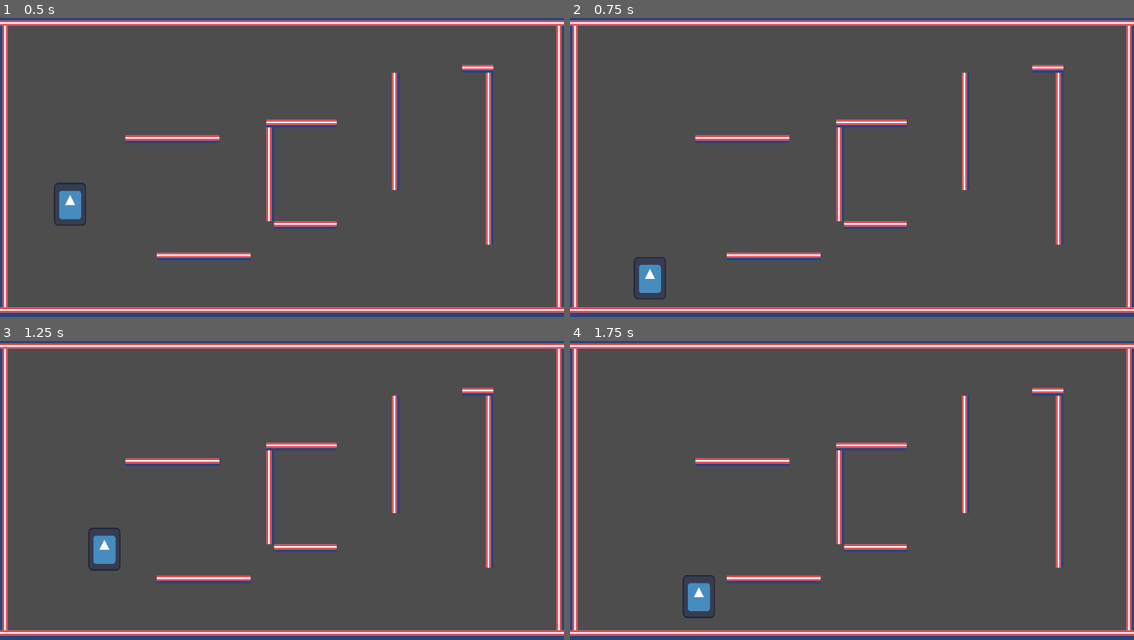
Above: before the commit, frames 1-4 (two rows, left to right).
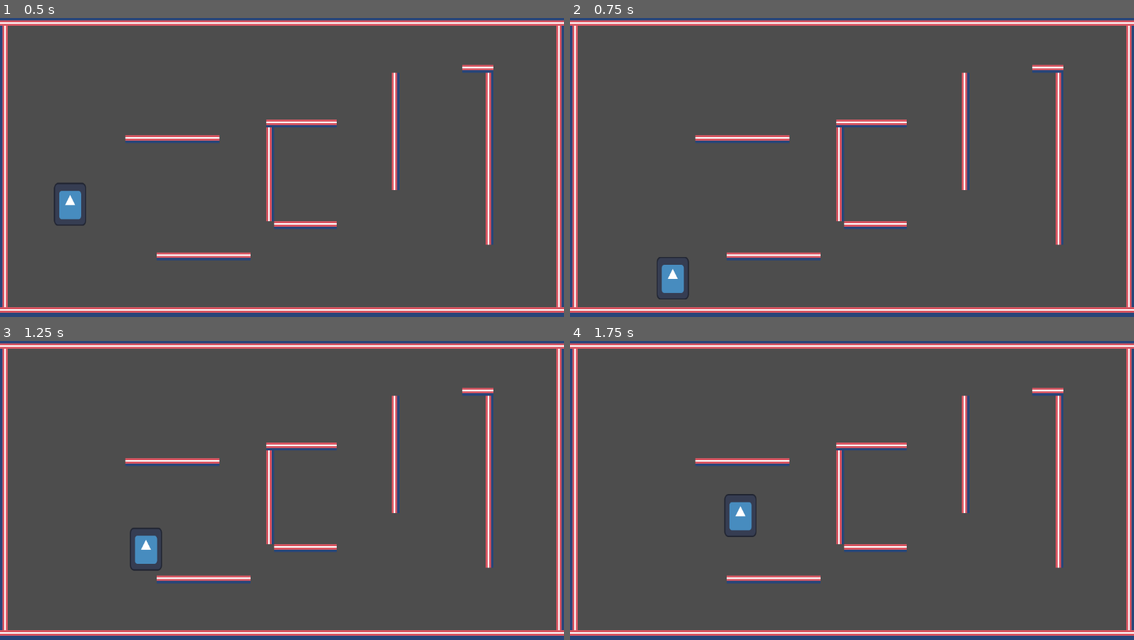
Above: after the commit, the same moments.

Repository: MauroEscalante-Hub/Movimiento-Magaman-2
Game: Godot game, scene res://main.tscn
Two runs of this game, one before a commit and one after it. Both use one fixed random seed, a clock stepped at 60 frames per second and the inputs below. The engine's default icon, where the game draws it, is replaced by a stand-in: a white triangle on a blue panel in a dark square.
Inputs:
- Up to frame 1 (0.5 s): no input
- Up to frame 2 (0.75 s): hold Right (Derecha) from 0.53 s (still down); tap Z (Dash, bound only after the commit) at 0.6 s
- Up to frame 3 (1.25 s): keep holding Right (Derecha); tap Space (Saltar) at 0.77 s
- Up to frame 4 (1.75 s): keep holding Right (Derecha); tap Z (Dash, bound only after the commit) at 1.35 s; tap Space (Saltar) at 1.52 s

Frame 1 is identical in both runs. In frame 2, 0.9% of the frame differs, in the area x 11-22%, y 79-95%; in frame 3, 1.0%, in the area x 15-29%, y 62-77%; in frame 4, 1.0%.

Commit message:
Movimiento Dash agregado
Agregue la capacidad de dashear, me faltan un par de ajustes en los tiempos para que se sienta como el de Megaman

Diff:
--- a/movimiento-2d-megaman-x-intento-2/Player.tscn
+++ b/movimiento-2d-megaman-x-intento-2/Player.tscn
@@ -31,3 +31,11 @@
 [node name="CollisionShape2D" type="CollisionShape2D" parent="." unique_id=334103278]
 position = Vector2(-1.0067124, -8.053692)
 shape = SubResource("RectangleShape2D_kpjcp")
+
+[node name="CooldownDash" type="Timer" parent="." unique_id=630284666]
+wait_time = 0.5
+
+[node name="CooldownDashReal" type="Timer" parent="." unique_id=1254809787]
+
+[connection signal="timeout" from="CooldownDash" to="." method="_on_cooldown_dash_timeout"]
+[connection signal="timeout" from="CooldownDashReal" to="." method="_on_cooldown_dash_real_timeout"]
--- a/movimiento-2d-megaman-x-intento-2/player.gd
+++ b/movimiento-2d-megaman-x-intento-2/player.gd
@@ -1,18 +1,27 @@
 extends CharacterBody2D
 
 var Velocidad: int = 100
-
+var Dasheando: bool = false
+var Dash: int = 500
+var Puede_dashear: bool = true
 var Gravedad = ProjectSettings.get_setting("physics/2d/default_gravity")
 #gravedad para los saltos
 
 func _ready() -> void:
-
 	pass # Replace with function body.
-
 
 func _physics_process(delta: float) -> void:
 	var input_axis = Input.get_axis("Izquierda","Derecha")
-	velocity.x = input_axis * Velocidad
+	if Dasheando:
+		velocity.x = input_axis * Dash
+	else:
+		velocity.x = input_axis * Velocidad
+
+	if Input.is_action_just_pressed("Dash") and Puede_dashear:
+		Dasheando = true
+		Puede_dashear = false
+		$CooldownDash.start()
+		$CooldownDashReal.start()
 	move_and_slide()
 
 	if Input.is_action_just_pressed("Saltar") and is_on_floor():
@@ -20,5 +29,12 @@
 
 	velocity.y += Gravedad * delta
 
+	pass
 
-	pass
+func _on_cooldown_dash_timeout() -> void:
+	Dasheando = false
+	pass # Replace with function body.
+
+func _on_cooldown_dash_real_timeout() -> void:
+	Puede_dashear = true
+	pass # Replace with function body.
--- a/movimiento-2d-megaman-x-intento-2/project.godot
+++ b/movimiento-2d-megaman-x-intento-2/project.godot
@@ -32,6 +32,11 @@
 "events": [Object(InputEventKey,"resource_local_to_scene":false,"resource_name":"","device":-1,"window_id":0,"alt_press …(191 unchanged characters)…
 ]
 }
+Dash={
+"deadzone": 0.2,
+"events": [Object(InputEventKey,"resource_local_to_scene":false,"resource_name":"","device":-1,"window_id":0,"alt_pressed":false,"shift_pressed":false,"ctrl_pressed":false,"meta_pressed":false,"pressed":false,"keycode":0,"physical_keycode":90,"key_label":0,"unicode":122,"location":0,"echo":false,"script":null)
+]
+}
 
 [physics]
 
